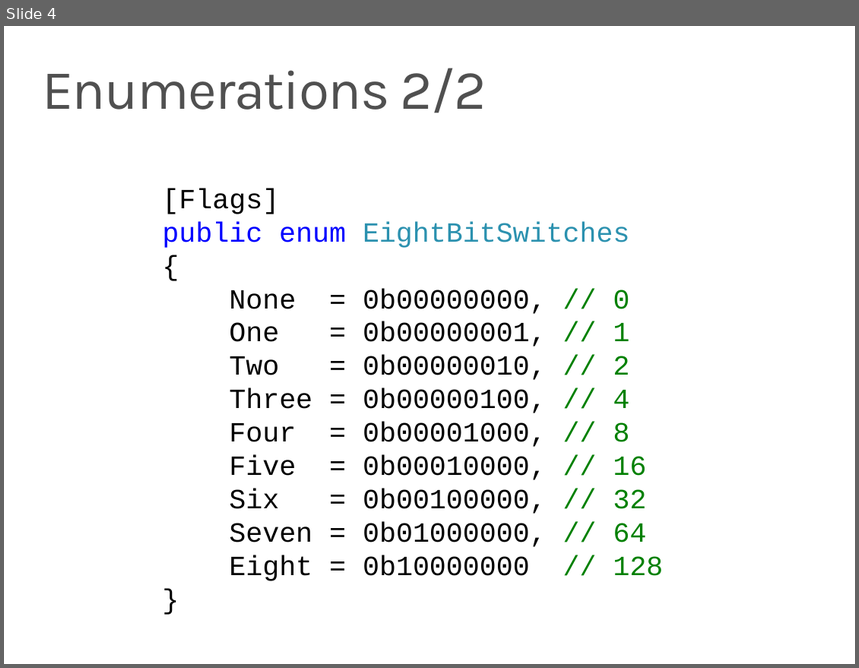
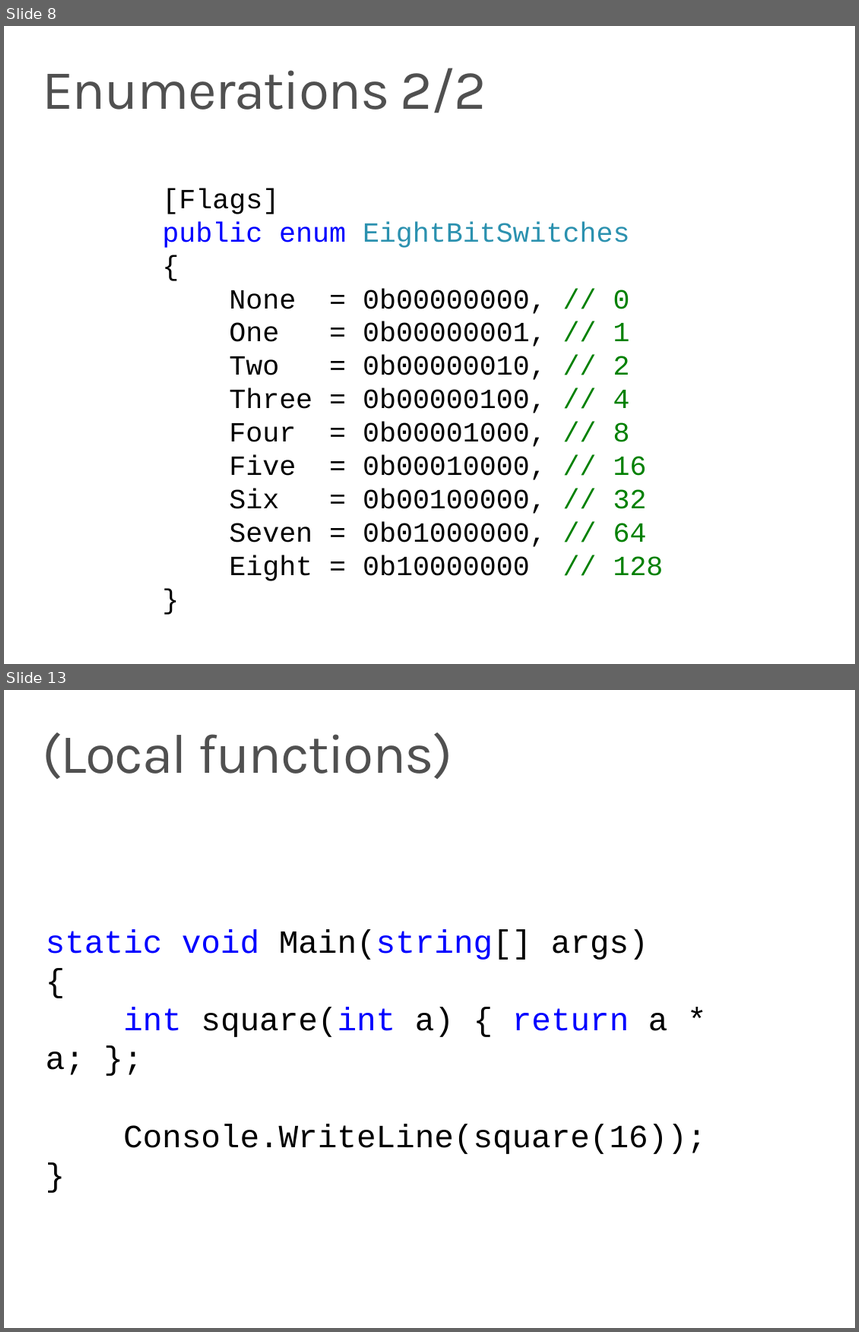
Before and after one commit to ondfisk/BDSA2018, a slide deck: Slides/Lecture03 - Lambdas and LINQ.pptx. Shown one above the other, each under a label of ours: slide 4 before the commit, slides 8 and 13 after it; the slides between them are not shown. The pictures are 859x668 and 859x1332 pixels, drawn with LibreOffice and Linux fonts; fonts in the diff are those of the drawing. Boxes give left, top, right and bottom in pixels: in the first picture for what was removed or moved away, otherwise in the second. Text is boxed around its words. In the diff, an @@ line names an element or a change of style, - is before the commit and + after.

```diff
--- a/Slides/Lecture03 - Lambdas and LINQ.pptx
+++ b/Slides/Lecture03 - Lambdas and LINQ.pptx
@@ slide 13 added at (4, 690, 855, 1328), background #FFFFFF @@
@@ title added at (42, 733, 453, 779), 48 pt, text #505050 @@
+(Local functions)
@@ text added at (46, 929, 706, 1154), 28 pt, text #000000 @@
+static void Main(string[] args)
+{
+int square(int a) { return a * a; };
+Console.WriteLine(square(16));
+}
@@ what was slide 4 is now slide 8 @@
```
Also in this commit, not shown: 3 slides changed, 12 other slides added, 4 slides removed, 7 other files.
